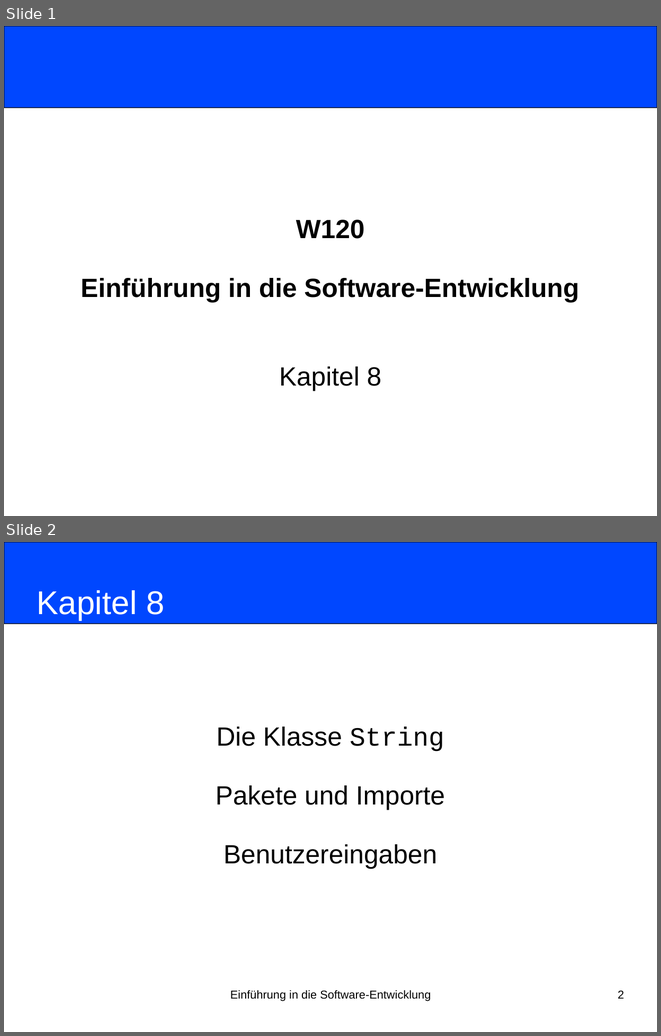
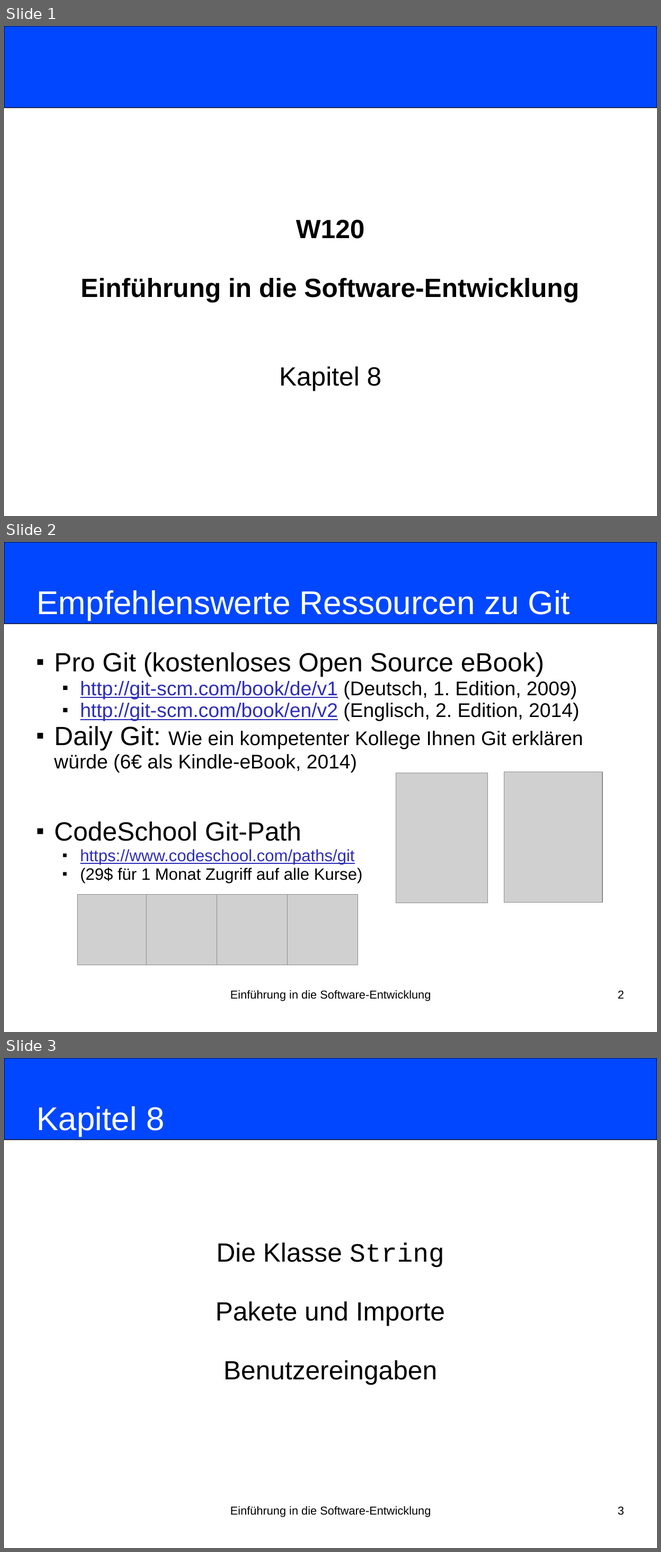
Before and after one commit to nordakademie-einfuehrung-java/vorlesungsskript, a slide deck: folien/Semester_03_Termin_09_Kapitel08.pptx. Shown one above the other, each under a label of ours: slides 1 and 2 before the commit, slides 1, 2 and 3 after it. The pictures are 661x1036 and 661x1552 pixels, drawn with LibreOffice and Linux fonts; fonts in the diff are those of the drawing; grey boxes stand for pictures. Boxes give left, top, right and bottom in pixels: in the first picture for what was removed or moved away, otherwise in the second. Text is boxed around its words. In the diff, an @@ line names an element or a change of style, - is before the commit and + after.

Commit message:
git ressourcen hinzugefuegt

```diff
--- a/folien/Semester_03_Termin_09_Kapitel08.pptx
+++ b/folien/Semester_03_Termin_09_Kapitel08.pptx
@@ slide 2 added at bbox=[4, 542, 657, 1032], background #FFFFFF @@
@@ rounded rectangle added at bbox=[4, 542, 657, 624], fill #0047FF, outline #000000 0.75 pt @@
@@ title added at bbox=[37, 590, 570, 620], 40 pt, text #FFFFFF @@
+Empfehlenswerte Ressourcen zu Git
@@ text added at bbox=[54, 652, 583, 883], 24 pt, text #000000 @@
+■ Pro Git (kostenloses Open Source eBook)
+  ■ http://git-scm.com/book/de/v1 (Deutsch, 1. Edition, 2009)
+  ■ http://git-scm.com/book/en/v2 (Englisch, 2. Edition, 2014)
+■ Daily Git: Wie ein kompetenter Kollege Ihnen Git erklären würde (6€ als Kindle-eBook, 2014)
+■ CodeSchool Git-Path
+  ■ https://www.codeschool.com/paths/git
+  ■ (29$ für 1 Monat Zugriff auf alle Kurse)
@@ picture added at bbox=[396, 773, 487, 903] @@
@@ picture added at bbox=[504, 772, 602, 902] @@
@@ group added at bbox=[78, 894, 358, 964]: 4 pictures @@
@@ text added at bbox=[230, 990, 431, 1000], 14 pt, text #000000 @@
+Einführung in die Software-Entwicklung
@@ page number added at bbox=[618, 990, 624, 998], 14 pt, text #000000 @@
+2
@@ what was slide 2 is now slide 3 @@
@@ page number at bbox=[618, 1506, 624, 1515]: text changed @@
-2
+3
```
